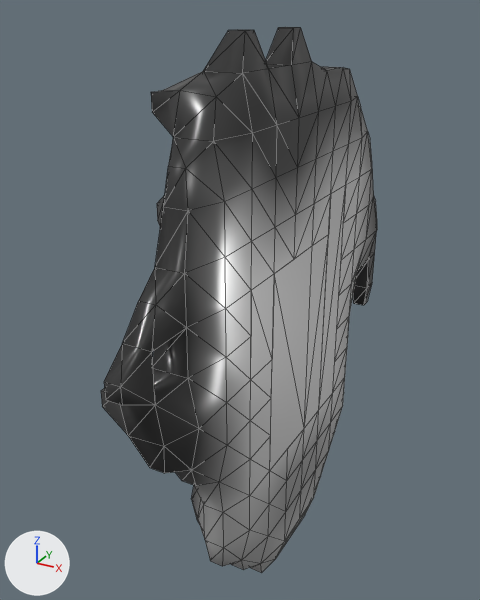
What one commit did to the glTF model glb/smooth/1001-2000/1663.glb.
One viewpoint serves both versions: a camera (50 mm lens) standing at (0.353, -0.653, 0.701) and looking at (-0.009, 0.005, 0.372). The lights are fixed; the arrows at lower left show +X, +Y and +Z. Mesh edges are drawn as thin lines. Vertices at the same position are counted once.
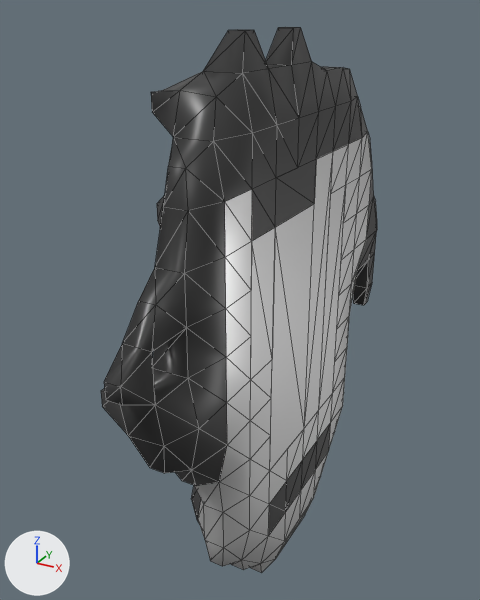
Edits to the bpy script that builds the scene:
```text
Change mat_material_0:
    where n0 = _N.new('ShaderNodeBsdfPrincipled'); n0.name = 'Principled BSDF'
    n0.inputs[2].default_value: 0.3 -> 0.4  # 'Roughness'
Change me_mesh_0:
    used by ob_mesh_0; location = (0.0, 0.0, 0.0)
    remove me_mesh_0.from_pydata(...)  # 367 vertices, 730 faces; spans x -0.062..0.075, y -0.308..0.312, z 0.013..0.683
    add me_mesh_0.from_pydata(...)  # 362 vertices, 718 faces; spans x -0.062..0.075, y -0.308..0.312, z 0.013..0.683
    me_mesh_0 part 1
    5 vertices are removed from x 0.075, y -0.075..0.075, z 0.45..0.5
    20 faces are deleted
    8 new faces join them
    me_mesh_0 part 2: 352 kept faces spanning x -0.025..0.075, y -0.225..0.275, z 0.05..0.6 get new vertex colours
```

Changed parts and their boxes [x1, y1, x2, y2] in the pictures (480 x 600 px):
'Mesh_0', surface changed, reshaped: [101, 27, 377, 573] in both
part 1 of me_mesh_0, cut back: [251, 152, 333, 470] in both
part 2 of me_mesh_0, recoloured: [186, 101, 377, 547] in both
